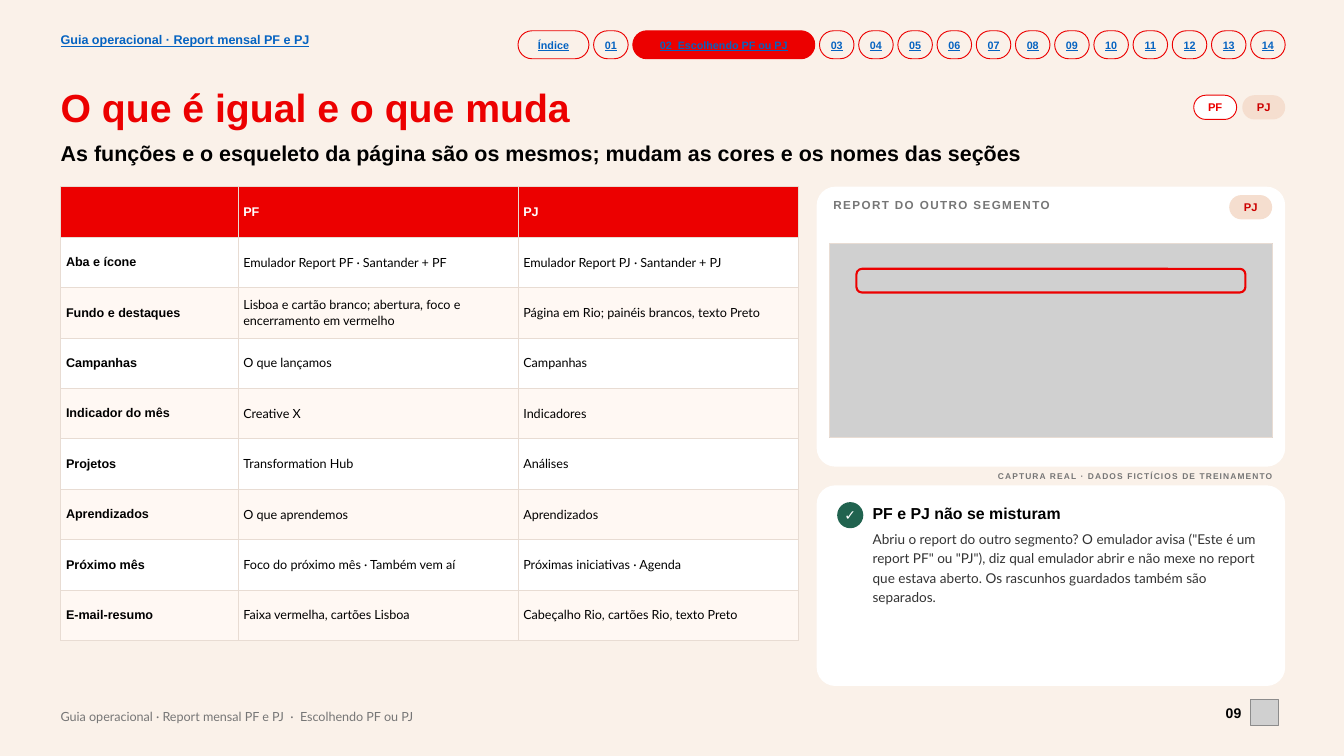
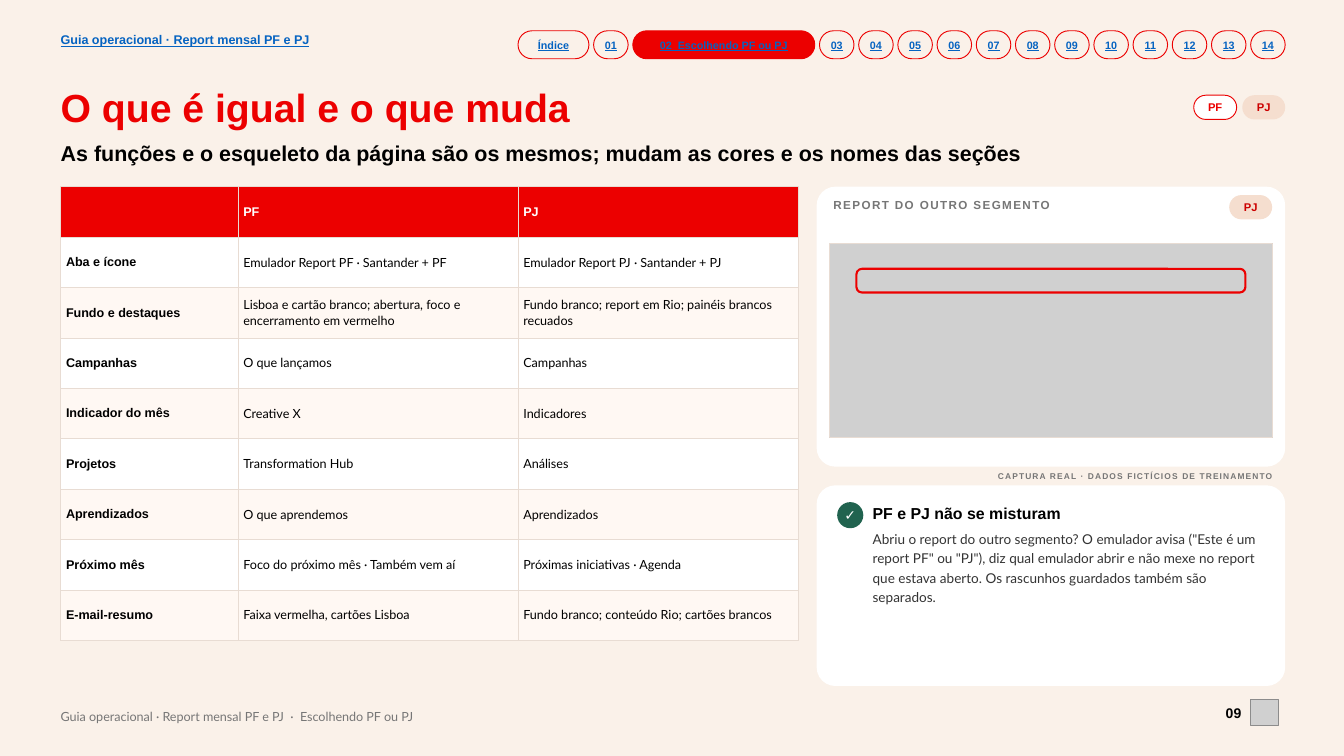
Before and after one commit to fabrizzioriccelli/report_mensal_st, a slide deck: slide 9 of kit/guia-operacional.pptx. Drawn at 1344x756 pixels with LibreOffice and Linux fonts; fonts in the diff are those of the drawing; grey boxes stand for pictures. Boxes give left, top, right and bottom in pixels: in the first picture for what was removed or moved away, otherwise in the second. Text is boxed around its words. In the diff, an @@ line names an element or a change of style, - is before the commit and + after.

```diff
--- a/kit/guia-operacional.pptx
+++ b/kit/guia-operacional.pptx
@@ table at (60, 187, 798, 625) @@
-row 3, column 3: Página em Rio; painéis brancos, texto Preto
+row 3, column 3: Fundo branco; report em Rio; painéis brancos recuados
-row 9, column 3: Cabeçalho Rio, cartões Rio, texto Preto
+row 9, column 3: Fundo branco; conteúdo Rio; cartões brancos
```
Also in this commit, not shown: 4 other slides changed, 19 other files.
